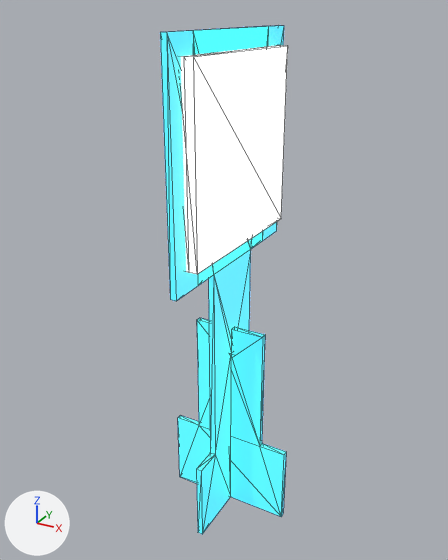
The COLLADA model models/creeper_fisica/creeper_fisica/creeper22_rosa/materials/textures/Creeper_Azul.dae: old version first, new version second.
Both versions are drawn from a 50 mm lens placed at (0.25, -0.467, 0.341), pointed at (-0.009, 0.003, 0.105). Lighting does not change. The marker at lower left points along +X, +Y and +Z. Mesh edges are drawn as thin lines. Where no turn or scale is listed for an object, it has been applied to the vertices. Vertices at the same position are counted once.

In view in the first picture: 'Creeper_-_Montagem_v3', 'MarkerData_Azul'.
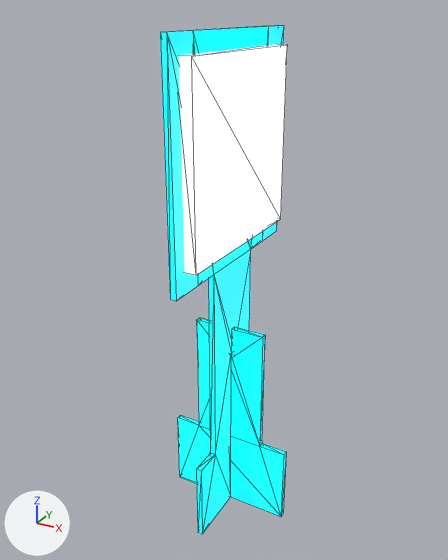
Pixel boxes (x1, y1, x2, y2) of what changed, in the pictures (448 x 560 px):
'Creeper_-_Montagem_v3', recoloured: (160, 25, 286, 534) in both
'MarkerData_Azul', reshaped, moved, turned, rescaled: before (181, 45, 288, 274); after (179, 44, 287, 275)
part 1 of me_markerdata_azul, added: after (179, 44, 287, 275)
part 2 of me_markerdata_azul, deleted: before (181, 51, 224, 272)

The change, as a list of edits to the scene's bpy script:
```text
Add img_markerdata_costas_png:
    img_markerdata_costas_png = load_image('MarkerData_Costas.png', 'MarkerData_Costas.png', 340, 340, 'sRGB')
Change mat_steel___satin_001:
    mat_steel___satin_001.base_color: (0.0652, 0.57, 1.0) -> (0.00354, 0.617, 1.0)  # blue #48c7ff -> cyan #0cceff
    mat_steel___satin_001.emission_color: (0.0652, 0.57, 1.0) -> (0.00354, 0.617, 1.0)  # blue #48c7ff -> cyan #0cceff
Add mat_markerdata_costas:
    mat_markerdata_costas = principled_material('MarkerData_Costas')
    mat_markerdata_costas.texture = img_markerdata_costas_png  # with its transparency
    mat_markerdata_costas.roughness = 0.44
    mat_markerdata_costas.emission_strength = 1.0
Change me_markerdata_azul:
    used by ob_markerdata_azul; location = (0.0027, 0.001, 0.228); rotation_euler = (1.571, 0.0012, 1.571), in degrees (90, 0.1, 90); scale = (0.162, 0.162, 0.162)
    remove me_markerdata_azul.from_pydata(...)  # 16 vertices, 24 faces; spans x -0.5..0.5, y -0.5..0.5, z -0.061..0.064
    remove me_markerdata_azul.materials.append(mat_markerdata_azul)  # picture img_markerdata_azul_png
    add me_markerdata_azul.from_pydata(...)  # 8 vertices, 12 faces; spans x -0.5..0.5, y -0.5..0.5, z -0.087..0.0
    me_markerdata_azul part 1: a new loose piece, a box spanning x -0.5..0.5, y -0.5..0.5, z -0.087..0.0, in mat_markerdata_costas (picture img_markerdata_costas_png)
    me_markerdata_azul part 2: the loose piece of 8 vertices spanning x -0.5..0.5, y -0.5..0.5, z -0.061..0.018 is deleted
    add me_markerdata_azul.materials.append(mat_markerdata_costas)  # picture img_markerdata_costas_png
Change ob_markerdata_azul:
    ob_markerdata_azul.location: (0.0027, 0.001, 0.228) -> (0.0134, -0.0011, 0.2285)
    ob_markerdata_azul.rotation_euler: (1.571, 0.0012, 1.571) -> (1.571, 0.0, 1.571)  # degrees (90, 0.1, 90) -> degrees (90, 0, 90)
    ob_markerdata_azul.scale: (0.162, 0.162, 0.162) -> (0.163, 0.163, 0.163)
```
